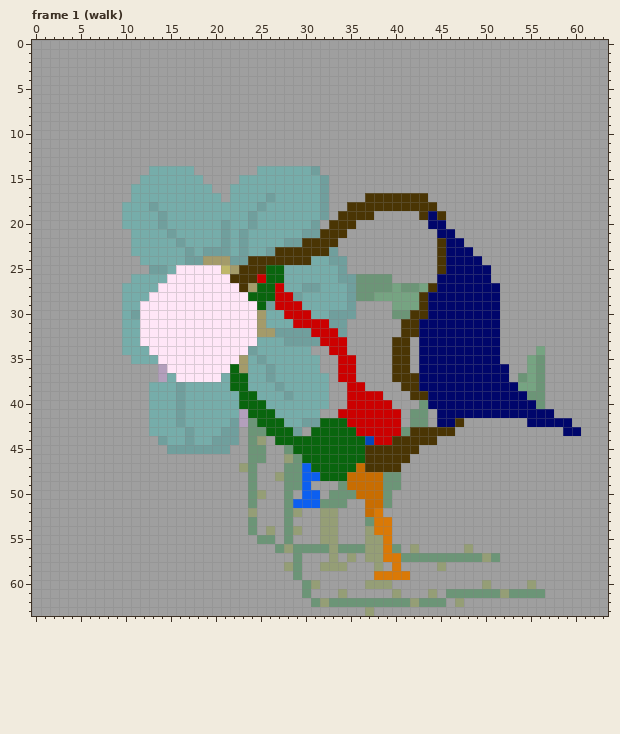
One commit to this pixel-art file: Art/Sprites/flor-malvada.ase. Above: the version before the commit.
64x64 pixels, 16 frames. Colours within 5 levels of each other are drawn and written as one. Shown: frame 1 (walk). The commit also changed other frames, which this record leaves out.
The same view after the edit:
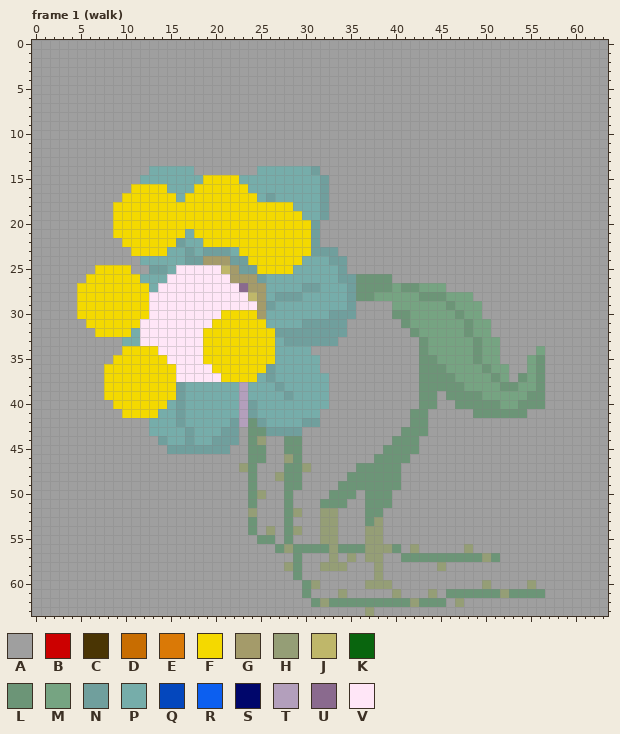
Palette (. is transparent): A #9f9f9f  B #cc0000  C #4a3504  D #c86d01  E #da7906  F #f4d900  G #a49b6a  H #959e76  J #bfb76a  K #09650e  L #6c9577  M #76a482  N #709f9d  P #76adaa  Q #0447bd  R #0c5ff0  S #00066b  T #b39fbc  U #8a6a8e  V #ffe6f7
From the commit log: 🎨 dinamica das petalas da florzinha
Change:
layer "quadril" now hidden
layer "braco traseiro" now hidden
layer "perna traseira coxa" now hidden
layer "perna traseira" now hidden
layer "perna frontal coxa" now hidden
layer "perna frontal" now hidden
layer "tronco" now hidden
layer "folhinha" now hidden
layer "braco frontal" now hidden
layer "petalas" added
Changed rows in their new state; - is an unchanged pixel.
Frame 1 (walk):
first column x 5:
15 --------------FFFF--------------------------------------
16 ------FFFF---FFFFFF-------------------------------------
17 -----FFFFFF-FFFFFFFF------------AAAAAAA-----------------
18 ----FFFFFFFFFFFFFFFFFFFF------AAAAAAAAAA----------------
19 ----FFFFFFFFFFFFFFFFFFFFF----AAAA-----AAA---------------
20 ----FFFFFFFFFFFFFFFFFFFFFF--AAA--------AA---------------
21 ----FFFFFFFF-FFFFFFFFFFFFF-AAA----------AA--------------
22 -----FFFFFF---FFFFFFFFFFFFNAA-----------AAA-------------
23 ------FFFF--------FFFFFFFFNN------------AAAA------------
24 -------------------FFFFFFP--------------AAAAA-----------
25 --FFFF------------NNFFFF----------------AAAAAA----------
26 -FFFFFF----------GGGNPP-----------------AAAAAA----------
27 FFFFFFFF----------U-GPP----------------MMAAAAAA---------
28 FFFFFFFF-----------JGPNN--------------LLLMMMAAA---------
29 FFFFFFFF------------G-PPP-------------MMMLMMMAA---------
30 FFFFFFFF--------FFFF---PPP-----------MMMMMLMMAA---------
31 -FFFFFF--------FFFFFF---PNNN--------LMMMMMMLMMA---------
32 --FFFF--------FFFFFFFF----NNN-------ALMMMMMLMMA---------
33 --------------FFFFFFFF-----NNA-----AA-LMMMMMLMM---------
34 -----FFFF-----FFFFFFFF------AA-----AA-LMMMMMLMM---------
35 ----FFFFFF----FFFFFFFF-------AA----AA-LLMMMMLMM---------
36 ---FFFFFFFF----FFFFFF--------AA----AA-LLLMMMMLMM--------
37 ---FFFFFFFF-----FFFF---------AA----AAALLLLMMMMLM--------
38 ---FFFFFFFF------PT-----------AA----AALLLLLMMMMLL-------
39 ---FFFFFFFF-------TP----------AAAA---ALLALLLLMMMMM------
40 ----FFFFFF--------TNP---------AAAAA----LAALLLLLMMLL-----
41 -----FFFF----------NPP-------AAAAAAA----AAAALLLLLLAAA---
42 --------------------NPP----AAAAAAAAA----AAA-------AAAAA-
43 ---------------------NNN--AAAAAAAAAA-LLAAA------------AA
44 ----------------------ALLAAAAAAAAAALLLAA----------------
45 ------------------------LAAAAAAAAALLLL------------------
46 -------------------------AAAAAAAALLLL-------------------
47 -------------------------HAAAAALLLLL--------------------
48 -------------------------AAAAALLLL----------------------
49 -------------------------A----LLLL----------------------
50 -------------------------AA----ALL----------------------
51 ------------------------AAA-----LL----------------------
52 --------------------------------LL----------------------
53 ---------------------------------HA---------------------
54 ---------------------------------HA---------------------
55 ----------------------------------A---------------------
56 ----------------------------------H---------------------
57 ----------------------------------AA--------------------
58 -----------------------------------A--------------------
59 ---------------------------------HAAA-------------------
